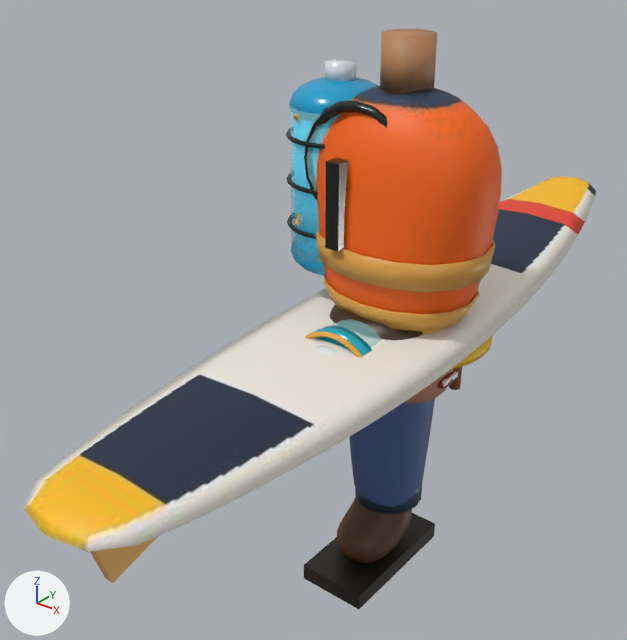
The glTF model img/models/builder.glb as it was, and as the next commit left it.
One viewpoint serves both versions: a 50 mm lens placed at (1.15, -1.8, 1.09), pointed at (-0.19, -0.12, 0.05). Lighting does not change. The marker at lower left points along +X, +Y and +Z. The older version comes first. Vertices at exactly the same position are counted once.

Objects in the first picture: 'board', 'cannon', 'head', 'pelvis', 'shin', 'tank', 'thigh', 'torso'.
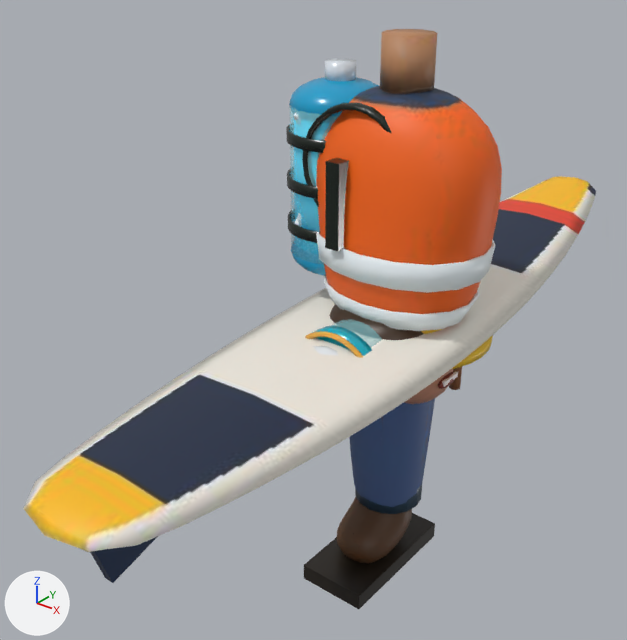
What the commit changed:
me_board has 226 vertices, 444 faces and spans x -0.26..0.26, y -1.13..1.14, z -0.13..0.2.
me_board is used by ob_board; location (0.0, 0.0, 0.0).
me_board part 1: texture (UV) coordinates of 12 of 444 faces, centred in x -0.01..0.01, y -1.04..-0.86, z -0.12..0.06, changed; they spanned u 0.19..0.19, v 0.19..0.19 and now span u 0.44..0.44, v 0.19..0.19.
me_cylinder_017 is used by ob_tank; location (0.0, 0.0, 0.0).
me_cylinder_017 had 1112 vertices, 2204 faces and spanned x -0.341..0.103, y -0.2..0.2, z 0.155..0.725.
me_cylinder_017 now has 1204 vertices, 2388 faces and spans x -0.339..0.099, y -0.2..0.2, z 0.155..0.725.
me_cylinder_017 part 2: the loose piece of 140 vertices spanning x -0.341..-0.059, y -0.141..0.141, z 0.534..0.546 is rebuilt with 128 vertices and now spans x -0.339..-0.061, y -0.139..0.139, z 0.525..0.555.
me_cylinder_017 part 3: the loose piece of 140 vertices spanning x -0.341..-0.059, y -0.141..0.141, z 0.294..0.306 is rebuilt with 128 vertices and now spans x -0.339..-0.061, y -0.139..0.139, z 0.285..0.315.
me_cylinder_017 part 4: the loose piece of 140 vertices spanning x -0.341..-0.059, y -0.141..0.141, z 0.414..0.426 is rebuilt with 128 vertices and now spans x -0.339..-0.061, y -0.139..0.139, z 0.405..0.435.
me_cylinder_017 part 5: the loose piece of 80 vertices spanning x -0.224..0.103, y -0.134..-0.106, z 0.336..0.664 is rebuilt with 144 vertices and now spans x -0.219..0.099, y -0.137..-0.103, z 0.341..0.659.
Other edits to the shape of me_cylinder_017 do not show in these pictures.
me_torso has 394 vertices, 772 faces and spans x -0.251..0.254, y -0.195..0.195, z 0.044..0.81.
me_torso is used by ob_torso; location (0.0, 0.0, 0.0).
me_torso part 6: texture (UV) coordinates of 280 of 772 faces, centred in x -0.251..0.243, y -0.189..0.189, z 0.114..0.619, changed; they spanned u 0.56..0.56, v 0.06..0.06 and now span u 0.94..0.94, v 0.06..0.06.

Changed parts and their boxes (x1, y1, x2, y2) in the pictures (627 x 640 px):
'tank', reshaped
    before: (286, 58, 388, 276)
    after: (286, 58, 391, 276)
part 1 of me_board, surface changed (brown to blue)
    both: (90, 536, 158, 583)
part 2 of me_cylinder_017, rebuilt
    before: (286, 129, 325, 149)
    after: (286, 124, 326, 153)
part 3 of me_cylinder_017, rebuilt
    before: (287, 215, 317, 239)
    after: (288, 211, 320, 243)
part 4 of me_cylinder_017, rebuilt
    before: (286, 173, 318, 195)
    after: (287, 169, 318, 199)
part 5 of me_cylinder_017, rebuilt
    before: (304, 101, 388, 200)
    after: (302, 103, 391, 207)
part 6 of me_torso, surface changed (orange to white)
    both: (293, 113, 496, 331)
